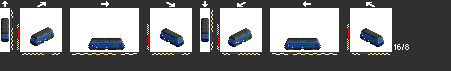
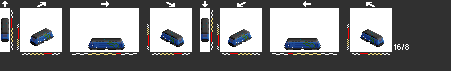
Comparing the layer stacks of the two 451×71 images. Changes:
painted on "Layer 0" over 44, 27, 374, 42
